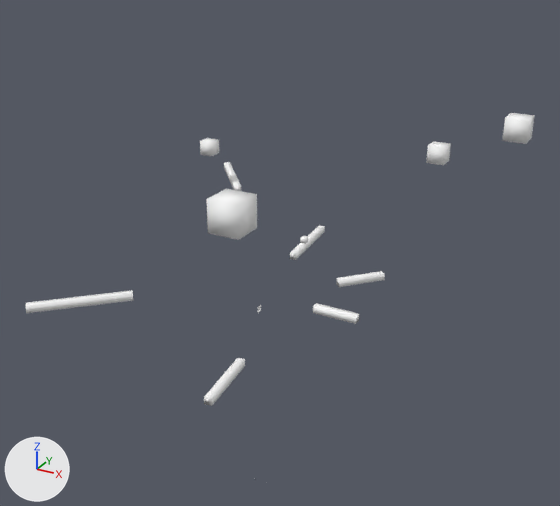
The FBX model Reference/Resource/Mesh/Animation/Effect/E_BC_Iwa.fbx, before and after one commit.
Both versions are drawn from a 50 mm lens placed at (0.0404, -0.0691, 0.049), pointed at (0.0002, 0.0039, 0.0125). Every picture has the same lights, and +X, +Y and +Z are marked at lower left. Where no turn or scale is listed for an object, it has been applied to the vertices.

Objects in the first picture: 'line_1', 'line_3', 'line_4', 'line_6', 'line_7', 'line_8', 'particleL_1', 'particleL_3', 'particleS_2', 'particleS_3', 'particleS_4'.
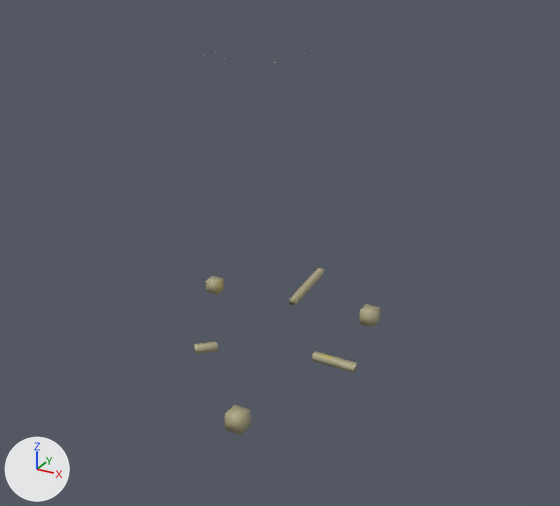
Diff of the bpy script that builds the scene:
```diff
--- a/Reference/Resource/Mesh/Animation/Effect/E_BC_Iwa.fbx.py
+++ b/Reference/Resource/Mesh/Animation/Effect/E_BC_Iwa.fbx.py
@@ img_e_bc_iwa_png @@
+img_e_bc_iwa_png = load_image('E_BC_Iwa.png', 'E_BC_Iwa.png', 1024, 1024, 'sRGB')
@@ mat_lambert1 @@
 mat_lambert1 = principled_material('lambert1')
-mat_lambert1.base_color = (1.0, 1.0, 1.0)  # white #ffffff
-mat_lambert1.roughness = 0.553
+mat_lambert1.texture = img_e_bc_iwa_png  # with its transparency
@@ ob_line_1 @@
 ob_line_1 = bpy.data.objects.new('line_1', me_line_1)
-ob_line_1.location = (0.0068, 0.0, 0.0087)
+ob_line_1.location = (0.0068, 0.0, 0.0025)
@@ ob_line_6 @@
 ob_line_6.parent = ob_line
-ob_line_6.location = (-0.915, 1.69, -1.003)
+ob_line_6.location = (-0.963, 0.25, -1.06)
 ob_line_6.rotation_euler = (0.0, 2.27, 0.0)  # degrees (0, 130, 0)
-ob_line_6.scale = (0.933, 1.0, 1.0)
+ob_line_6.scale = (0.0, 0.0, 0.0)
@@ ob_particlel_3 @@
 ob_particlel_3.parent = ob_particlel
-ob_particlel_3.location = (2.158, 2.55, -2.389)
-ob_particlel_3.scale = (0.691, 0.691, 0.691)
+ob_particlel_3.location = (0.863, 0.25, -1.208)
+ob_particlel_3.scale = (0.482, 0.482, 0.482)
@@ ob_particles_4 @@
 ob_particles_4.parent = ob_particles
-ob_particles_4.location = (1.787, 2.673, -0.505)
-ob_particles_4.scale = (0.896, 0.896, 0.896)
+ob_particles_4.location = (1.961, 0.25, -0.543)
+ob_particles_4.scale = (0.0, 0.0, 0.0)
@@ ob_line_8 @@
 ob_line_8.parent = ob_line
-ob_line_8.location = (0.627, 0.861, -0.727)
+ob_line_8.location = (0.959, 0.25, -1.098)
 ob_line_8.rotation_euler = (0.0, 0.84, 0.0)  # degrees (0, 48, 0)
-ob_line_8.scale = (0.528, 1.0, 1.0)
+ob_line_8.scale = (0.0, 0.0, 0.0)
@@ ob_line_3 @@
 ob_line_3.parent = ob_line
-ob_line_3.location = (0.273, 0.542, 0.909)
+ob_line_3.location = (0.306, 0.25, 1.174)
 ob_line_3.rotation_euler = (0.0, -1.449, 0.0)  # degrees (0, -83, 0)
-ob_line_3.scale = (0.693, 1.0, 1.0)
+ob_line_3.scale = (0.0, 0.0, 0.0)
@@ ob_line_7 @@
 ob_line_7 = bpy.data.objects.new('line_7', me_line_7)
-ob_line_7.location = (-0.0016, 0.0107, 0.009)
+ob_line_7.location = (-0.0016, 0.0107, 0.0025)
@@ ob_particles_2 @@
 ob_particles_2 = bpy.data.objects.new('particleS_2', me_particles_2)
-ob_particles_2.location = (-0.0132, 0.01, 0.0219)
+ob_particles_2.location = (-0.0132, 0.01, 0.0025)
@@ ob_line_4 @@
 ob_line_4.parent = ob_line
-ob_line_4.location = (-1.067, 1.036, 0.984)
+ob_line_4.location = (-0.41, 0.25, 0.349)
 ob_line_4.rotation_euler = (0.0, -2.372, 0.0)  # degrees (0, -136, 0)
+ob_line_4.scale = (0.229, 1.0, 1.0)
@@ ob_particlel_1 @@
 ob_particlel_1.parent = ob_particlel
-ob_particlel_1.location = (0.56, 2.45, 1.457)
-ob_particlel_1.scale = (0.795, 0.795, 0.795)
+ob_particlel_1.location = (0.56, 0.25, 1.457)
+ob_particlel_1.scale = (0.463, 0.463, 0.463)
```

Location of each change, (x1, y1, x2, y2) in pixels of the pictures (560 x 506 px):
'particleL_1', surface changed, moved, rescaled (48% narrower, 40% shorter): before (206, 189, 257, 240); after (225, 405, 251, 435)
'line_4', surface changed, moved, rescaled (77% narrower, 42% shorter): before (26, 290, 133, 313); after (194, 341, 218, 354)
'particleL_3', surface changed, moved, rescaled (35% narrower, 22% shorter): before (502, 113, 535, 144); after (359, 304, 380, 328)
'line_1', surface changed, moved: before (313, 303, 359, 324); after (312, 351, 357, 373)
'line_7', surface changed, moved: before (290, 225, 325, 260); after (290, 268, 324, 306)
'line_3', surface changed, moved, rescaled (not visible afterwards): before (204, 358, 245, 406)
'particleS_2', surface changed, moved: before (200, 138, 219, 156); after (206, 276, 224, 295)
'particleS_4', surface changed, moved, rescaled (not visible afterwards): before (426, 141, 451, 165)
'line_8', surface changed, moved, rescaled (not visible afterwards): before (336, 271, 385, 287)
'line_6', surface changed, moved, rescaled (not visible afterwards): before (224, 162, 241, 191)
'particleS_3', surface changed: (300, 235, 308, 244) in both
'line_5', surface changed: (258, 305, 261, 313) in both
